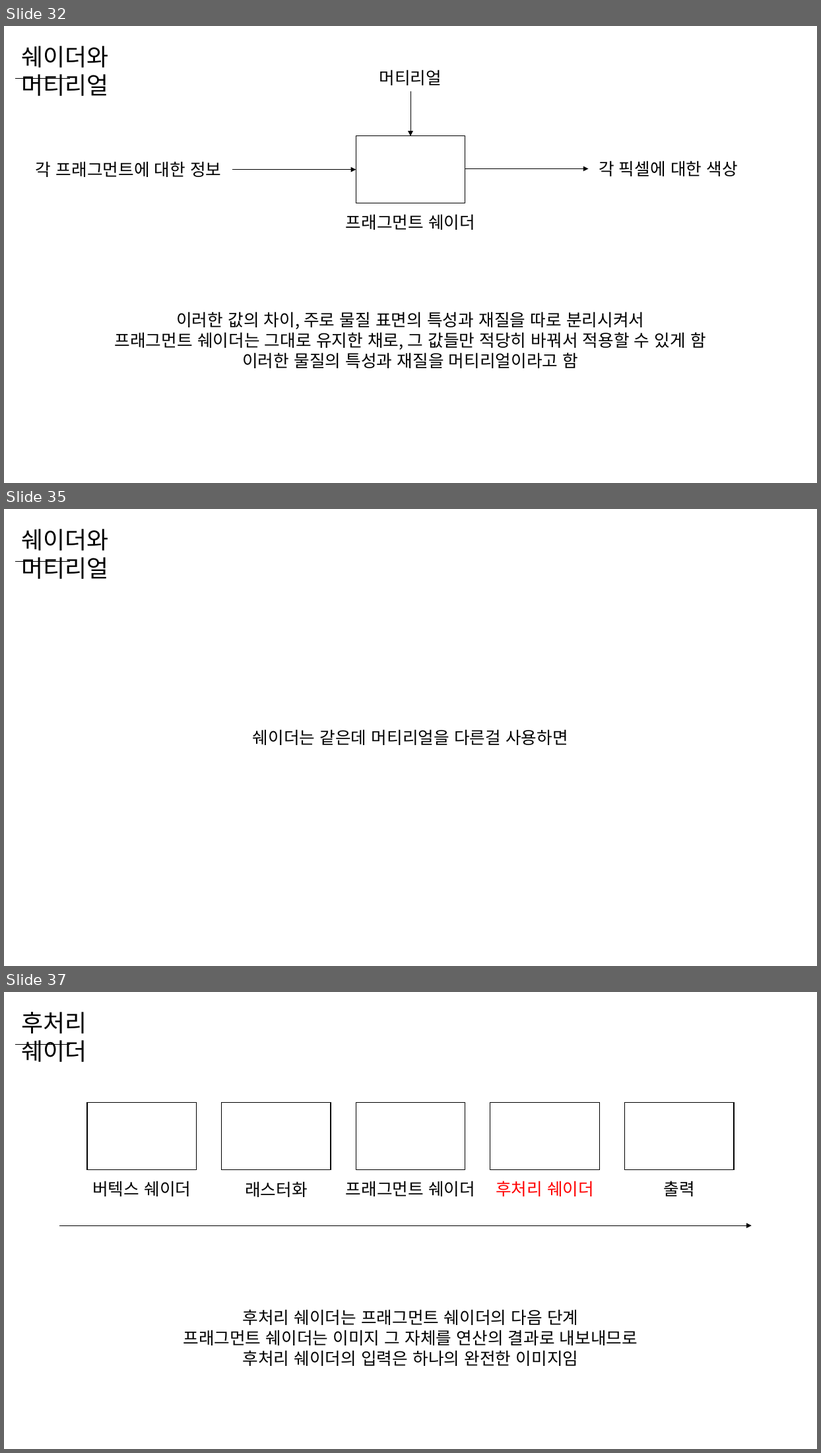
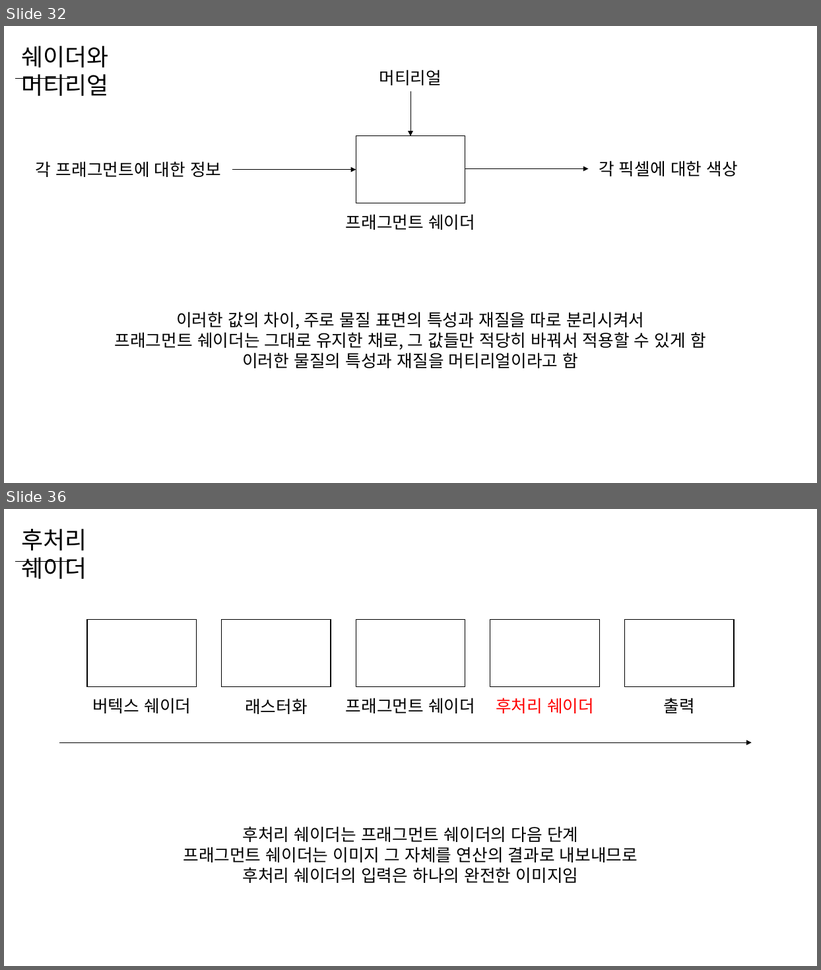
Before and after one commit to WooLyung/2023-Unity-Lecture, a slide deck: Day 8.pptx. Shown one above the other, each under a label of ours: slides 32, 35 and 37 before the commit, slides 32 and 36 after it; the slides between them are not shown. The pictures are 821x1453 and 821x970 pixels, drawn with LibreOffice and Linux fonts; fonts in the diff are those of the drawing. Boxes give left, top, right and bottom in pixels: in the first picture for what was removed or moved away, otherwise in the second. Text is boxed around its words. In the diff, an @@ line names an element or a change of style, - is before the commit and + after.

```diff
--- a/Day 8.pptx
+++ b/Day 8.pptx
@@ slide 35 removed at (4, 509, 817, 966), background #FFFFFF @@
@@ text removed at (21, 529, 108, 579) @@
-쉐이더와 머티리얼
@@ line removed from (16, 561) to (70, 561) @@
@@ text removed at (253, 729, 568, 745) @@
-쉐이더는 같은데 머티리얼을 다른걸 사용하면
@@ what was slide 37 is now slide 36 @@
```
Also in this commit, not shown: 2 slides changed, 5 slides added.
